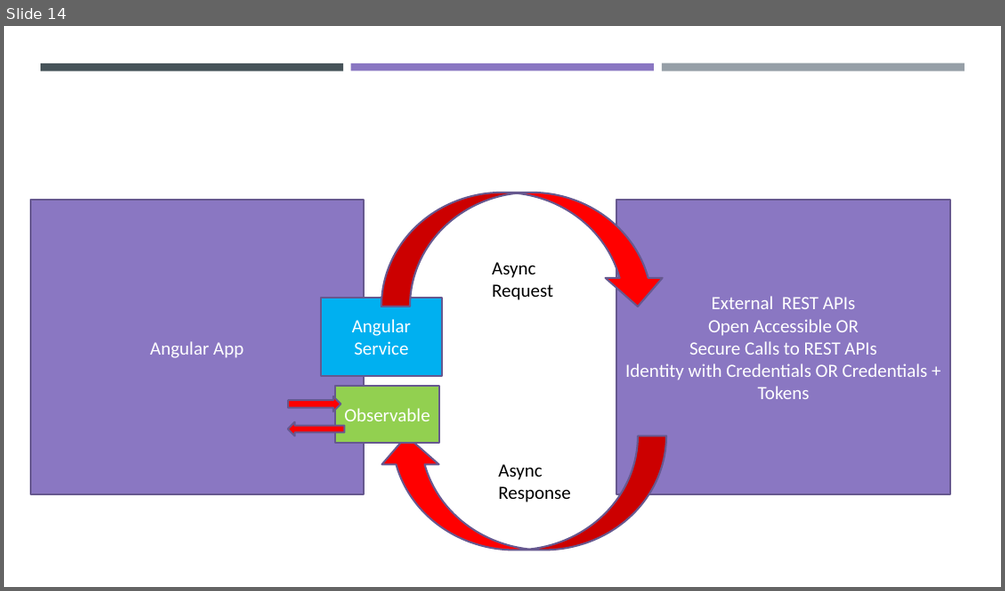
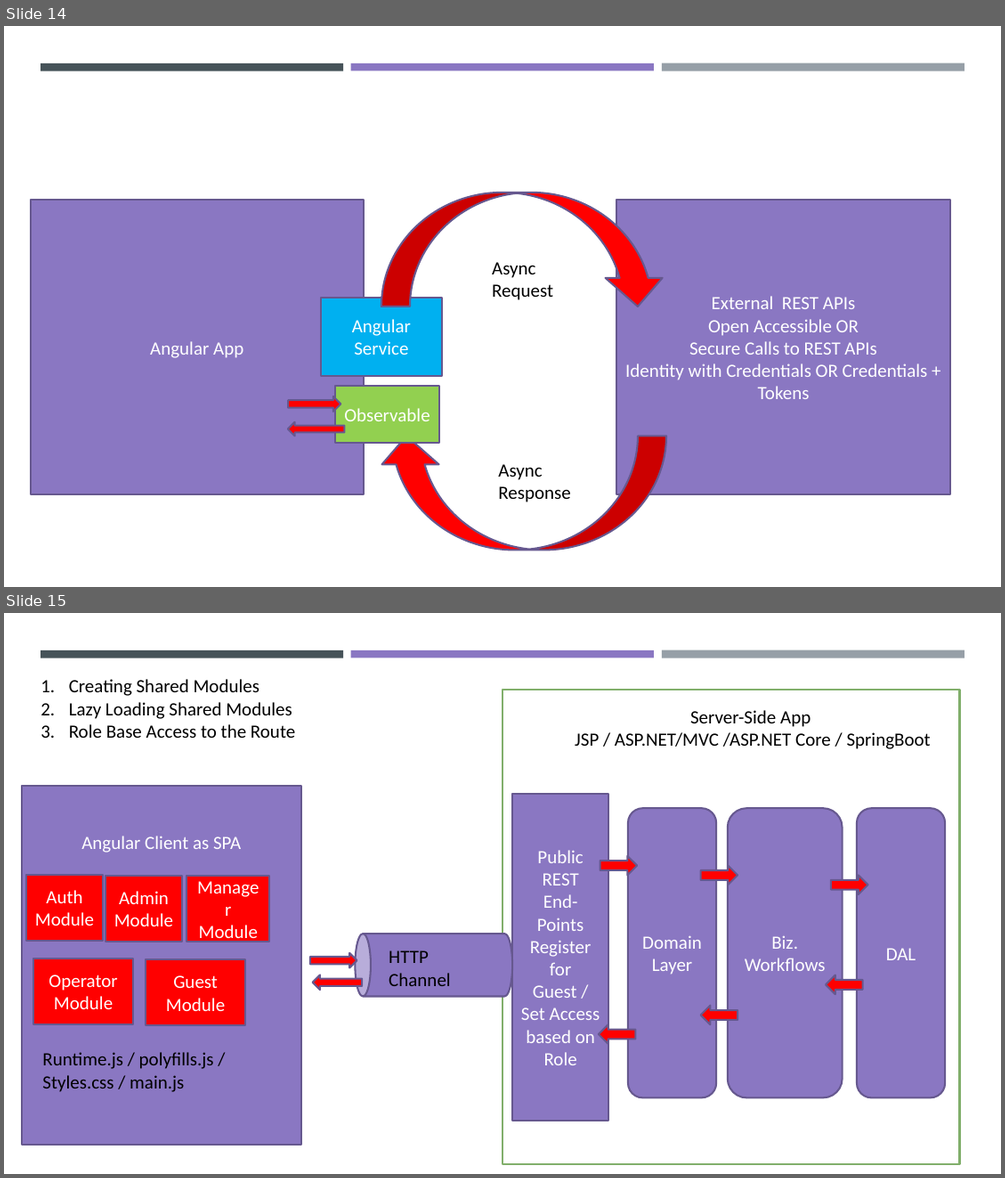
Before and after one commit to maheshsabnis/ngfinastra, a slide deck: Training_Diagrams.pptx. Shown one above the other, each under a label of ours: slide 14 before the commit, slides 14 and 15 after it. The pictures are 1005x591 and 1005x1178 pixels, drawn with LibreOffice and Linux fonts; fonts in the diff are those of the drawing. Boxes give left, top, right and bottom in pixels: in the first picture for what was removed or moved away, otherwise in the second. Text is boxed around its words. In the diff, an @@ line names an element or a change of style, - is before the commit and + after.

```diff
--- a/Training_Diagrams.pptx
+++ b/Training_Diagrams.pptx
@@ slide 15 added at box(4, 613, 1001, 1174), background #FFFFFF; not listed: 3 template elements that a slide beside it also shows @@
@@ text added at box(69, 679, 295, 738), 18 pt, text #000000 @@
+1. Creating Shared Modules
+2. Lazy Loading Shared Modules
+3. Role Base Access to the Route
@@ rectangle added at box(502, 690, 960, 1164), fill #FFFFFF, outline #81AF6B 1.75 pt @@
@@ text added at box(574, 710, 930, 749), 18 pt, text #000000 @@
+Server-Side App
+JSP / ASP.NET/MVC /ASP.NET Core / SpringBoot
@@ rectangle added at box(21, 786, 301, 1144), fill #8A77C2, outline #665890 1.75 pt, 18 pt, text #FFFFFF @@
+Angular Client as SPA
@@ rectangle added at box(512, 794, 609, 1120), fill #8A77C2, outline #665890 1.75 pt, 18 pt, text #FFFFFF @@
+Public
+REST
+End-
+Points
+Register for Guest /
+Set Access based on Role
@@ rounded rectangle added at box(629, 808, 717, 1097), fill #8A77C2, outline #665890 1.75 pt, 18 pt, text #FFFFFF @@
+Domain
+Layer
@@ rounded rectangle added at box(728, 808, 842, 1097), fill #8A77C2, outline #665890 1.75 pt, 18 pt, text #FFFFFF @@
+Biz. Workflows
@@ rounded rectangle added at box(857, 808, 945, 1097), fill #8A77C2, outline #665890 1.75 pt, 18 pt, text #FFFFFF @@
+DAL
@@ rectangle added at box(26, 875, 104, 941), fill #FF0000, outline #665890 1.75 pt, 18 pt, text #FFFFFF @@
+Auth
+Module
@@ rectangle added at box(105, 876, 182, 942), fill #FF0000, outline #665890 1.75 pt, 18 pt, text #FFFFFF @@
+Admin
+Module
@@ rectangle added at box(187, 876, 270, 942), fill #FF0000, outline #665890 1.75 pt, 18 pt, text #FFFFFF @@
+Manager
+Module
@@ right arrow added at box(600, 856, 638, 876), fill #FF0000, outline #665890 1.75 pt @@
@@ right arrow added at box(701, 866, 738, 885), fill #FF0000, outline #665890 1.75 pt @@
@@ right arrow added at box(831, 875, 868, 894), fill #FF0000, outline #665890 1.75 pt @@
@@ rectangle added at box(33, 958, 133, 1025), fill #FF0000, outline #665890 1.75 pt, 18 pt, text #FFFFFF @@
+Operator
+Module
@@ rectangle added at box(146, 959, 245, 1026), fill #FF0000, outline #665890 1.75 pt, 18 pt, text #FFFFFF @@
+Guest
+Module
@@ right arrow added at box(310, 953, 357, 968), fill #FF0000, outline #665890 1.75 pt @@
@@ cylinder added at box(356, 933, 512, 996), fill #8A77C2, outline #665890 1.75 pt @@
@@ text added at box(388, 950, 451, 986), 18 pt, text #000000 @@
+HTTP Channel
@@ left arrow added at box(313, 975, 362, 989), fill #FF0000, outline #665890 1.75 pt @@
@@ right arrow added at box(825, 975, 863, 995), fill #FF0000, outline #665890 1.75 pt @@
@@ right arrow added at box(701, 1005, 738, 1025), fill #FF0000, outline #665890 1.75 pt @@
@@ right arrow added at box(599, 1024, 636, 1044), fill #FF0000, outline #665890 1.75 pt @@
@@ text added at box(42, 1052, 214, 1092), 18 pt, text #000000 @@
+Runtime.js / polyfills.js / Styles.css / main.js
```
Also in this commit, not shown: 1 slide changed, 1 other slide added, 22 other files.
